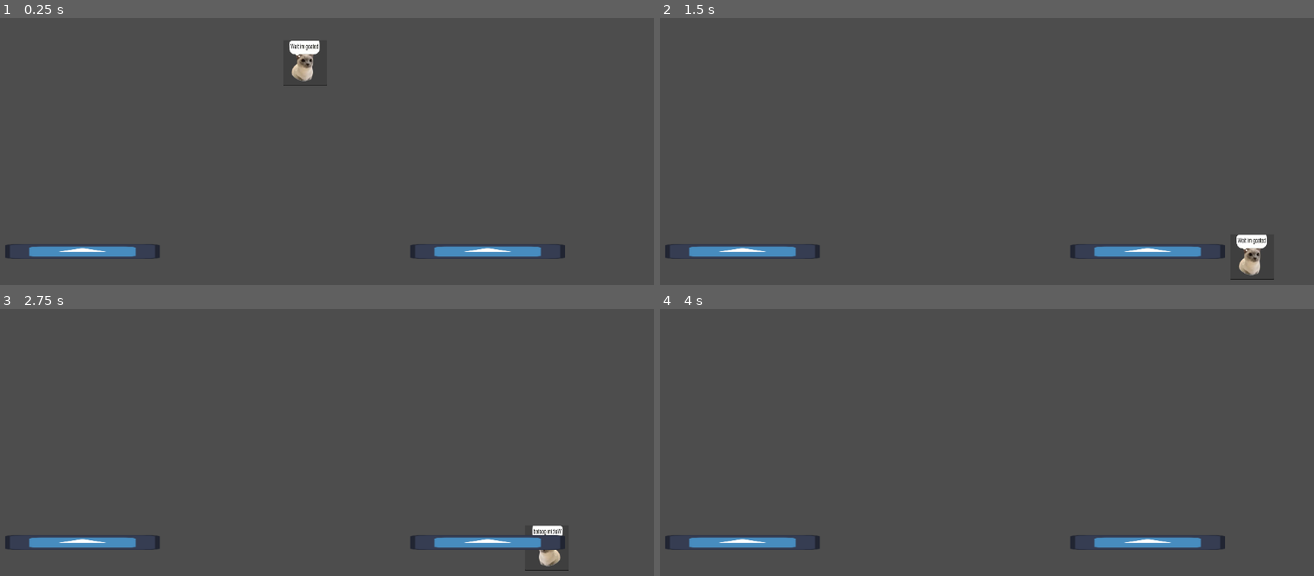
Above: before the commit, frames 1-4 (two rows, left to right).
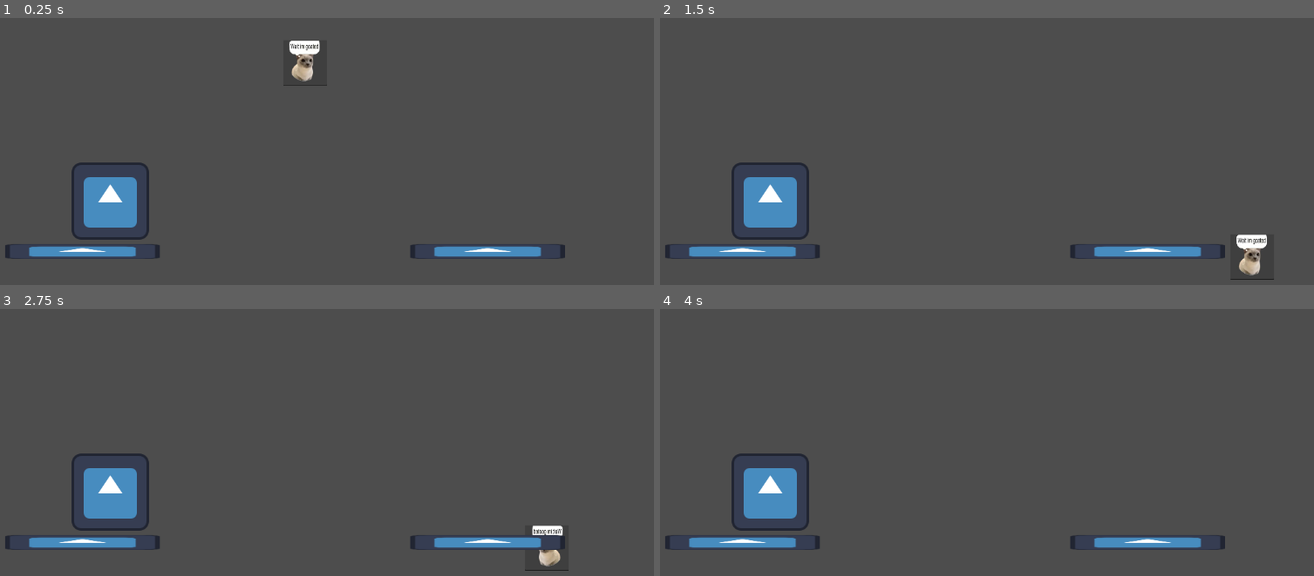
Above: after the commit, the same moments.

Repository: Kirbi625/DNS_projekt
Game: Godot game, scene res://scenes/main.tscn
Two runs of this game, one before a commit and one after it. Both use one fixed random seed, a clock stepped at 60 frames per second and the inputs below. The engine's default icon, where the game draws it, is replaced by a stand-in: a white triangle on a blue panel in a dark square.
Inputs:
- Up to frame 1 (0.25 s): no input
- Up to frame 2 (1.5 s): hold D (right) from 0.53 s (still down); tap F (attack) at 0.6, 1.35 s; tap Space (jump) at 0.77 s
- Up to frame 3 (2.75 s): tap Space (jump) at 1.52 s; tap Enter at 2 s; release D (right) at 2.03 s; hold A (left) from 2.03 s (still down); tap F (attack) at 2.1 s
- Up to frame 4 (4 s): release A (left) at 2.78 s; hold D (right) from 2.78 s (still down); tap F (attack) at 2.85, 3.6 s; tap Space (jump) at 3.02, 3.5, 3.77 s

The runs differ from the first frame. In frame 1, 2.0% of the frame differs, in the area x 10-23%, y 54-84%; in frame 2, 2.0%; in frame 3, 2.0%; in frame 4, 2.0%.

Commit message:
combo reset timer

Diff:
--- a/scenes/main.tscn
+++ b/scenes/main.tscn
@@ -1,7 +1,8 @@
-[gd_scene load_steps=4 format=3 uid="uid://bvfyagx4sdsqu"]
+[gd_scene load_steps=5 format=3 uid="uid://bvfyagx4sdsqu"]
 
 [ext_resource type="PackedScene" uid="uid://bjvcd7nc0b4c" path="res://scenes/Player.tscn" id="1_o5qli"]
 [ext_resource type="PackedScene" uid="uid://clbnusk5o4mrd" path="res://scenes/platform.tscn" id="2_0wfyh"]
+[ext_resource type="PackedScene" uid="uid://c1rhf5ii5rr5o" path="res://scenes/enemy.tscn" id="3_sugp2"]
 
 [sub_resource type="WorldBoundaryShape2D" id="WorldBoundaryShape2D_6e84v"]
 
@@ -22,3 +23,6 @@
 
 [node name="platform2" parent="." instance=ExtResource("2_0wfyh")]
 position = Vector2(877, 568)
+
+[node name="enemy" parent="." instance=ExtResource("3_sugp2")]
+position = Vector2(253, 480)
--- a/scripts/Player.gd
+++ b/scripts/Player.gd
@@ -5,6 +5,23 @@
 
 const SPEED = 500.0
 const JUMP_VELOCITY = -400.0
+
+func _ready() -> void:
+	$hitbox.set_deferred("monitoring", false)
+	$hitbox.visible = false
+
+
+func reset_timer():     #reset combo after 2s idle
+	var id = counter
+	print("test poczatek", id)
+	await get_tree().create_timer(3).timeout
+	if id == counter:
+		print("test same id", id, counter)
+		counter = 0
+	else:
+		print("test diff id", id, counter)
+
+
 
 func attack():
 
@@ -22,6 +39,7 @@
 
 	# combo of 3
 	counter+=1
+	reset_timer()
 	if counter == 3:
 		await get_tree().create_timer(1).timeout
 		counter = 0
